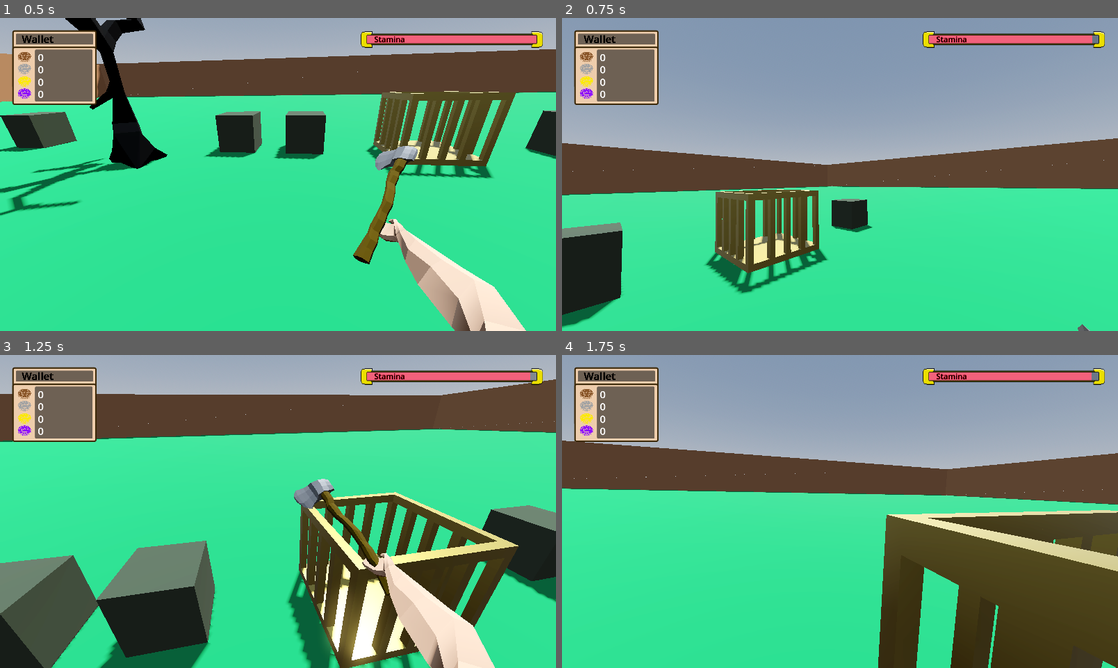
Above: before the commit, frames 1-4 (two rows, left to right).
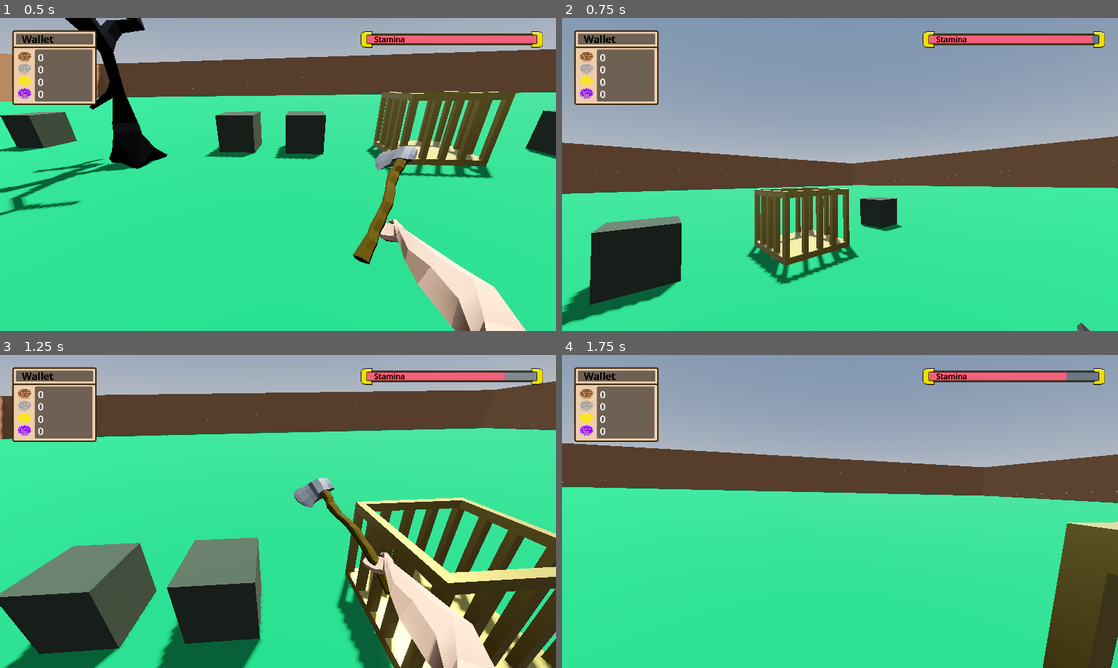
Above: after the commit, the same moments.

Repository: TontonJaj/ThickWood-Main
Game: Godot game, scene res://Scenes/world.tscn
Same seed, same stepped clock (60 frames per second), same inputs: the game is played once before the commit and once after it.
Inputs (mouse positions are in pixels of both pictures, inside the frame that each line leads up to):
- Up to frame 1 (0.5 s): no input
- Up to frame 2 (0.75 s): move the mouse to (867, 174) at 0.52 s; hold W (up) from 0.53 s (still down); hold Right mouse button (rotate) from 0.53 s (still down); tap E (pick_up) at 0.6 s; click (867, 174) at 0.67 s
- Up to frame 3 (1.25 s): keep holding W (up); keep holding Right mouse button (rotate); tap Space (jump) at 0.77, 1.07 s
- Up to frame 4 (1.75 s): keep holding W (up); move the mouse to (812, 511) at 1.27 s; release Right mouse button (rotate) at 1.28 s; right-click (812, 511) at 1.35 s; click (812, 511) at 1.42 s; tap Space (jump) at 1.52 s; tap Shift (sprint) at 1.55 s

Frame 1 is identical in both runs. In frame 2, 11% of the frame differs, in the area x 0-100%, y 37-100%; in frame 3, 34%, in the area x 0-100%, y 5-100%; in frame 4, 16%.

Commit message:
Debug hiboux rotation and all 5 tiring things should be fine with the stamina now with a pause of the regen (jump hold pick sprint attack)

Diff:
--- a/Scripts/player.gd
+++ b/Scripts/player.gd
@@ -7,7 +7,8 @@
 const WALK_SPEED = 5.0
 const SPRINT_SPEED = 8.0
 const JUMP_VELOCITY = 4.5
-const SENSITIVITY = 0.005
+const SENSITIVITY = 0.003
+var camera_pitch = 0.0  # Variable to track the camera's pitch (vertical rotation tracker)
 
 var statspoints : int = 10
 
@@ -45,9 +46,10 @@
 
 #var speed : int = 10 for animation speed ? faster cut cut and also better penetration if we create a damage dealt per hit variable or something
 var staminaRegenStat = 0.3
-var staminaDegenStat = 0.1
+var staminaDegenStat = 0
 var staminaFull : bool = true
 var sprintDegenValue = 0.2
+var holdDegenValue = 0.2
 var staminaValue : float = 100
 
 
@@ -55,6 +57,7 @@
 var is_chopping = false
 var is_sprinting = false
 var locked = false  #prevent player looking around while using the rotation motion on a log
+var is_jumping = false
 
 var XP = 0
 
@@ -102,6 +105,7 @@
 			staminaValue -= picked_object.mass / strength
 			joint.set_node_b(picked_object.get_path()) #glue the object to generic6DOjoint3D, acting like an anchor that is attached to the player hand
 			picked = true
+			staminaDegenStat += holdDegenValue
 			staminaBar.update_stamina_bar()
 			staminaBar.timer_control()
 
@@ -110,6 +114,7 @@
 	if picked == true:
 		picked = false
 		joint.set_node_b(joint.get_path())
+		staminaDegenStat -= holdDegenValue
 		staminaBar.timer_control()
 		print("picked is now ",picked)
 
@@ -124,8 +129,13 @@
 	if event is InputEventMouseMotion and !locked:
 		body.rotate_y(-event.relative.x * SENSITIVITY)
 		#head.rotate_y(-event.relative.x * SENSITIVITY)
-		camera.rotate_x(event.relative.y * SENSITIVITY)
-		camera.rotation.x = clamp(camera.rotation.x, deg_to_rad(-40), deg_to_rad(60))
+
+		# Update the camera pitch based on mouse movement (up/down)
+		camera_pitch -= event.relative.y * SENSITIVITY
+		camera_pitch = clamp(camera_pitch, deg_to_rad(-40), deg_to_rad(60))
+
+		# Instead of directly modifying camera.rotation.x, we first update camera_pitch based on mouse movement and then clamp it.
+		camera.rotation.x = camera_pitch
 
 func _input(event):
 	if Input.is_action_just_pressed("pick_up"):
@@ -158,6 +168,13 @@
 	if Input.is_action_just_pressed("jump") and is_on_floor():
 		velocity.y = JUMP_VELOCITY
 		$Jump.playing = true
+		is_jumping = true
+		staminaValue -= 15
+		staminaBar.update_stamina_bar()
+		staminaBar.timer_control()
+		is_jumping = false
+		staminaBar.timer_control()
+
 
 	#Handle sprint.
 	if Input.is_action_just_pressed("sprint"):
@@ -165,6 +182,7 @@
 		is_sprinting = true
 		staminaDegenStat += sprintDegenValue
 		staminaBar.timer_control()
+
 
 	if Input.is_action_just_released("sprint"):
 		speed = WALK_SPEED
@@ -229,6 +247,8 @@
 
 func start_chop_animation():
 	is_chopping = true
+	staminaBar.timer_control()
+
 	animation_player.play("metarig|Chop")
 	# Wait for the animation to finish
 	await animation_player.animation_finished
@@ -238,16 +258,21 @@
 
 func _on_sell_button_body_shape_entered(_body_rid: RID, body3D: Node3D, _body_shape_index: int, _local_shape_index: int) -> void:
 	if body3D.is_in_group("trees") and body3D is RigidBody3D:
-		picked = false
-		staminaBar.timer_control() # to fix not regening the stam when selling the object witout droping it
-
 		#trying to take size of the wood and * it by value of wood type
 		var mass = body3D.mass #get the mass from the RB3D
 		var value_per_mass = body3D.value_per_mass #access the custom property
 		var total_value = mass * value_per_mass
+
 		wallet.update_money(total_value)
 		body3D.queue_free()
+		staminaBar.timer_control() # to fix not regening the stam when selling the object witout droping it
+
+		picked = false
+
 		$"../AdventurerGuildCounter/SellButton/Queching".playing = true
+		staminaDegenStat -= holdDegenValue
+		staminaBar.timer_control()
+
 
 	else:
 		print("is missing a condition (ingrouptree/rigidbody3d)")
--- a/Scripts/stamina_bar.gd
+++ b/Scripts/stamina_bar.gd
@@ -17,12 +17,14 @@
 	var is_chopping = player.is_chopping
 	var picked = player.picked
 	var is_sprinting = player.is_sprinting
+	var is_jumping = player.is_jumping
 
-	if picked or is_sprinting or is_chopping:  #if doing difficult activities
+	if picked or is_sprinting or is_chopping or is_jumping:  #if doing difficult activities
 		$ProgressBar/StaminaRegen.stop()
 		$ProgressBar/StaminaDegen.start()
 	elif not picked:
 		$ProgressBar/StaminaDegen.stop()
+		await get_tree().create_timer(1.0).timeout
 		$ProgressBar/StaminaRegen.start()
 
 func _on_stamina_regen_timeout() :
